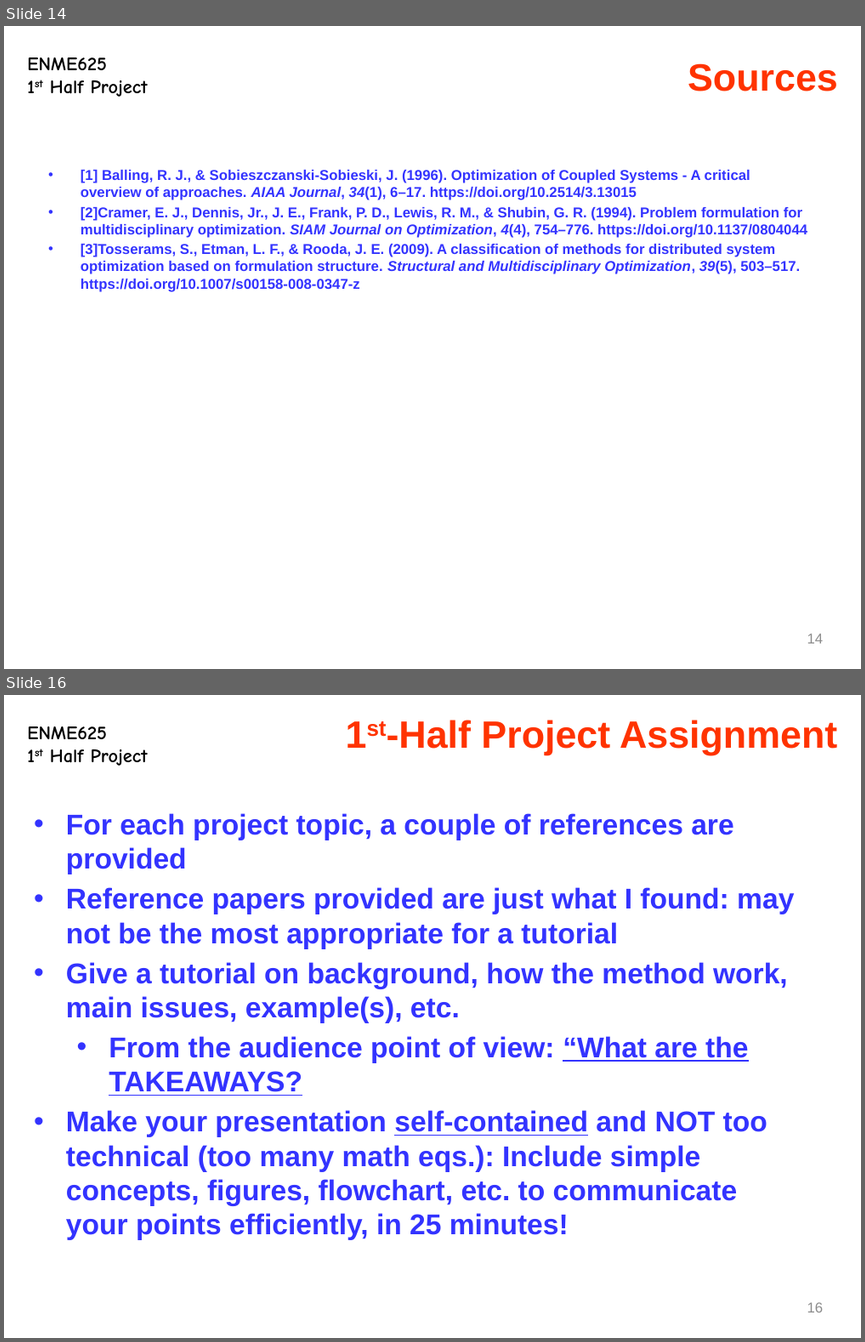
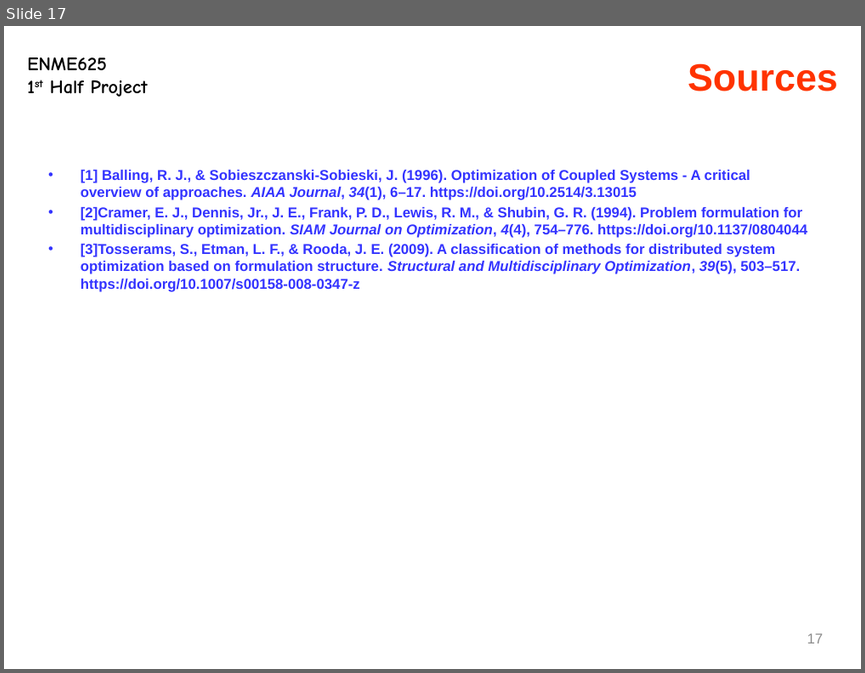
Before and after one commit to hqqen/eeby-deeby, a slide deck: class-work/optimization/project 1/slides.pptx. Shown one above the other, each under a label of ours: slides 14 and 16 before the commit, slide 17 after it; the slides between them are not shown. The pictures are 865x1342 and 865x673 pixels, drawn with LibreOffice and Linux fonts; fonts in the diff are those of the drawing. Boxes give left, top, right and bottom in pixels: in the first picture for what was removed or moved away, otherwise in the second. Text is boxed around its words. In the diff, an @@ line names an element or a change of style, - is before the commit and + after.

```diff
--- a/class-work/optimization/project 1/slides.pptx
+++ b/class-work/optimization/project 1/slides.pptx
@@ slide 16 removed at (x1=4, y1=695, x2=861, y2=1338), background #FFFFFF; not listed: 1 template element that a slide beside it also shows @@
@@ text removed at (x1=386, y1=720, x2=837, y2=755) @@
-1st-Half Project Assignment
@@ text removed at (x1=66, y1=813, x2=794, y2=1240) @@
-• For each project topic, a couple of references are provided
-• Reference papers provided are just what I found: may not be the most appropriate for a tutorial
-• Give a tutorial on background, how the method work, main issues, example(s), etc.
-  • From the audience point of view: “What are the TAKEAWAYS?
-• Make your presentation self-contained and NOT too technical (too many math eqs.): Include simple concepts, figures, flowchart, etc. to communicate your points efficiently, in 25 minutes!
@@ page number removed at (x1=807, y1=1302, x2=823, y2=1312) @@
-16
@@ what was slide 14 is now slide 17 @@
@@ page number at (x1=807, y1=633, x2=823, y2=643): text changed @@
-14
+17
```
Also in this commit, not shown: 5 slides changed, 5 slides added, 31 other slides removed, 1 other file.
